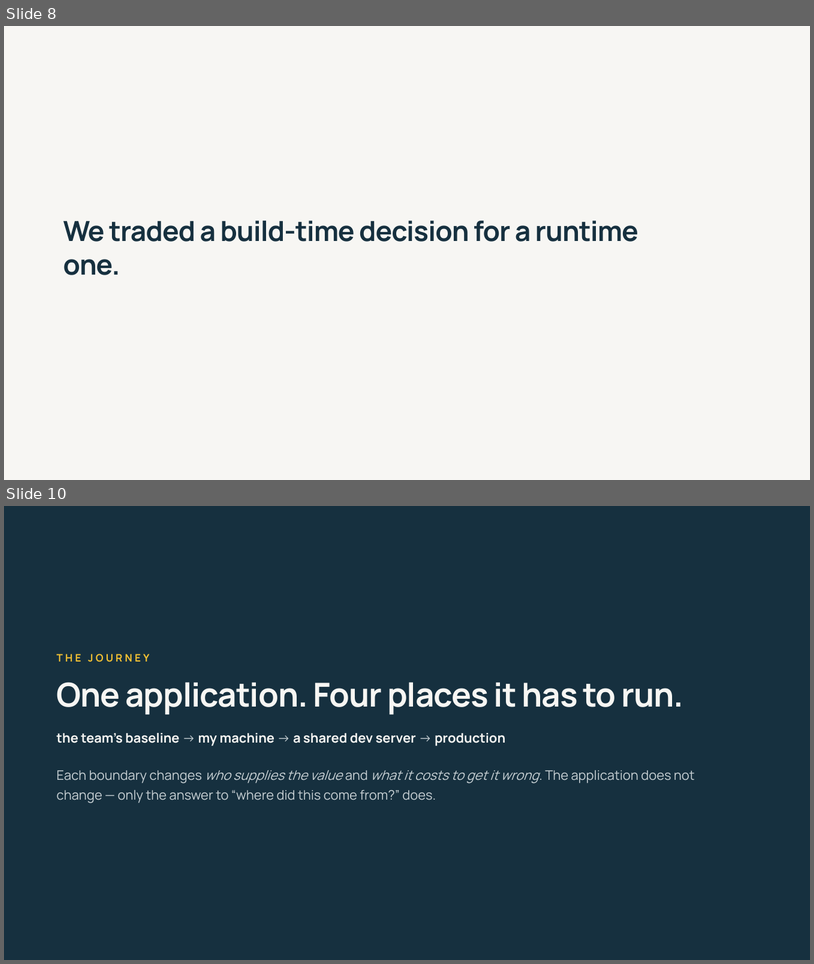
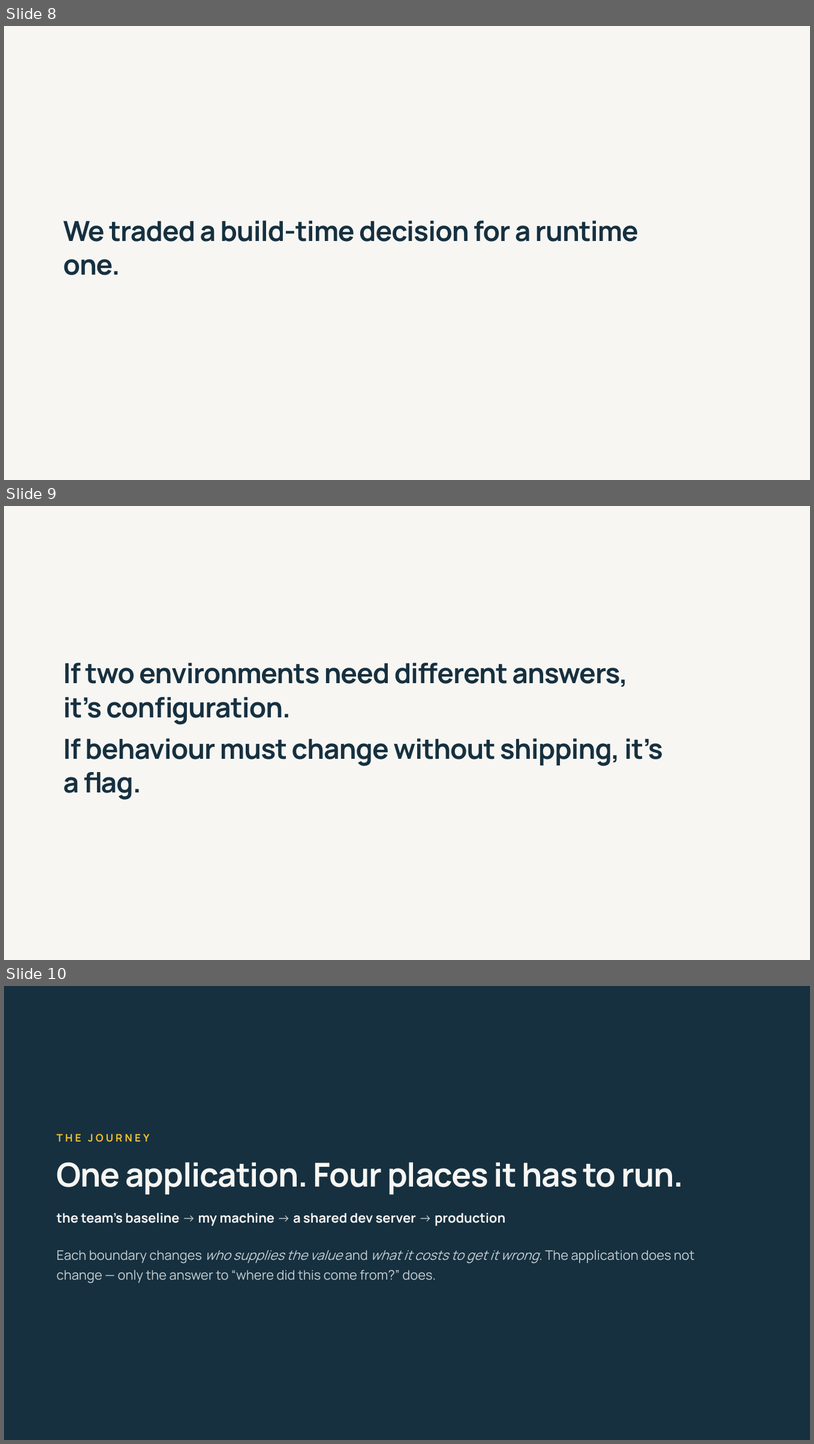
Before and after one commit to 1kevgriff/modern-dotnet-configuration, a slide deck: slides/modern-dotnet-configuration.pptx. Shown one above the other, each under a label of ours: slides 8 and 10 before the commit, slides 8, 9 and 10 after it; the slides between them are not shown. The pictures are 814x964 and 814x1444 pixels, drawn with LibreOffice and Linux fonts; fonts in the diff are those of the drawing. Boxes give left, top, right and bottom in pixels: in the first picture for what was removed or moved away, otherwise in the second. Text is boxed around its words. In the diff, an @@ line names an element or a change of style, - is before the commit and + after.

```diff
--- a/slides/modern-dotnet-configuration.pptx
+++ b/slides/modern-dotnet-configuration.pptx
@@ slide 9 added at [4,506,810,960], background #FFFFFF @@
@@ rectangle added at [4,506,810,960], fill #F7F6F3 @@
@@ text added at [63,663,628,724], 25.2 pt, text #16303F, bold @@
+If two environments need different answers, it’s configuration.
@@ text added at [63,738,663,799], 25.2 pt, text #16303F, bold @@
+If behaviour must change without shipping, it’s a flag.
```
Also in this commit, not shown: 10 slides changed, 2 other slides added, 3 slides removed, 5 other files.
